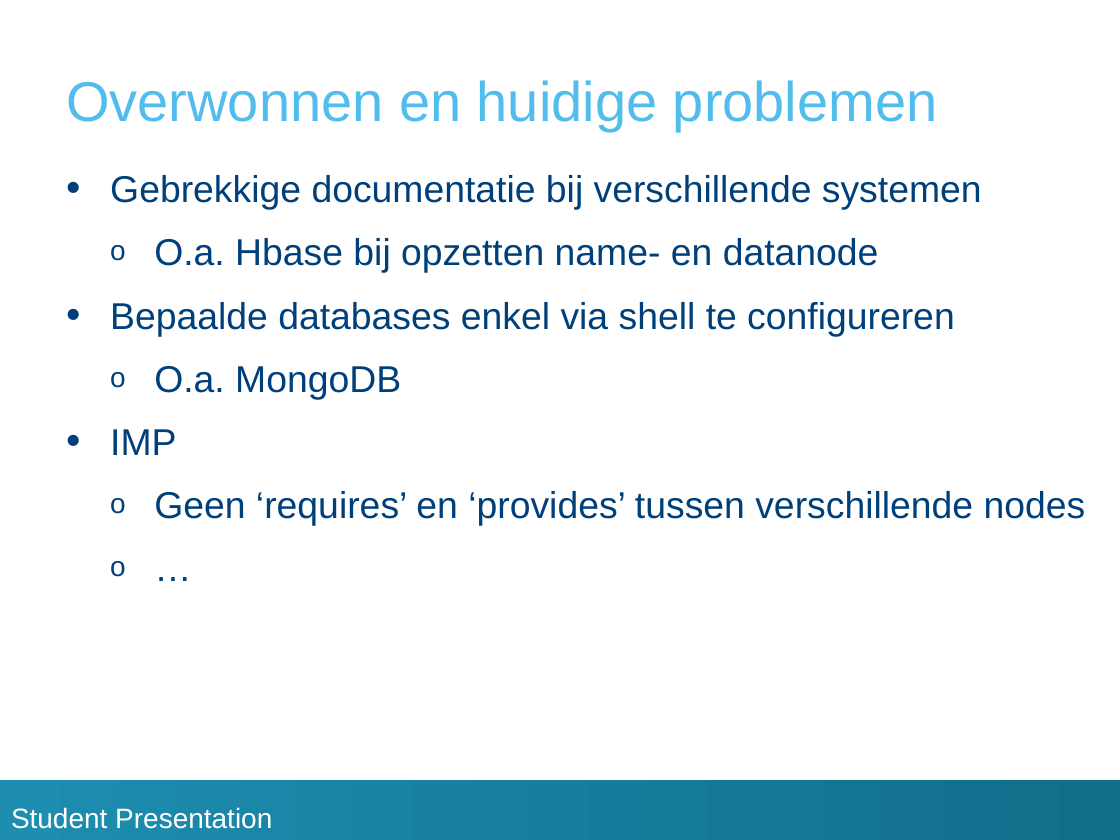
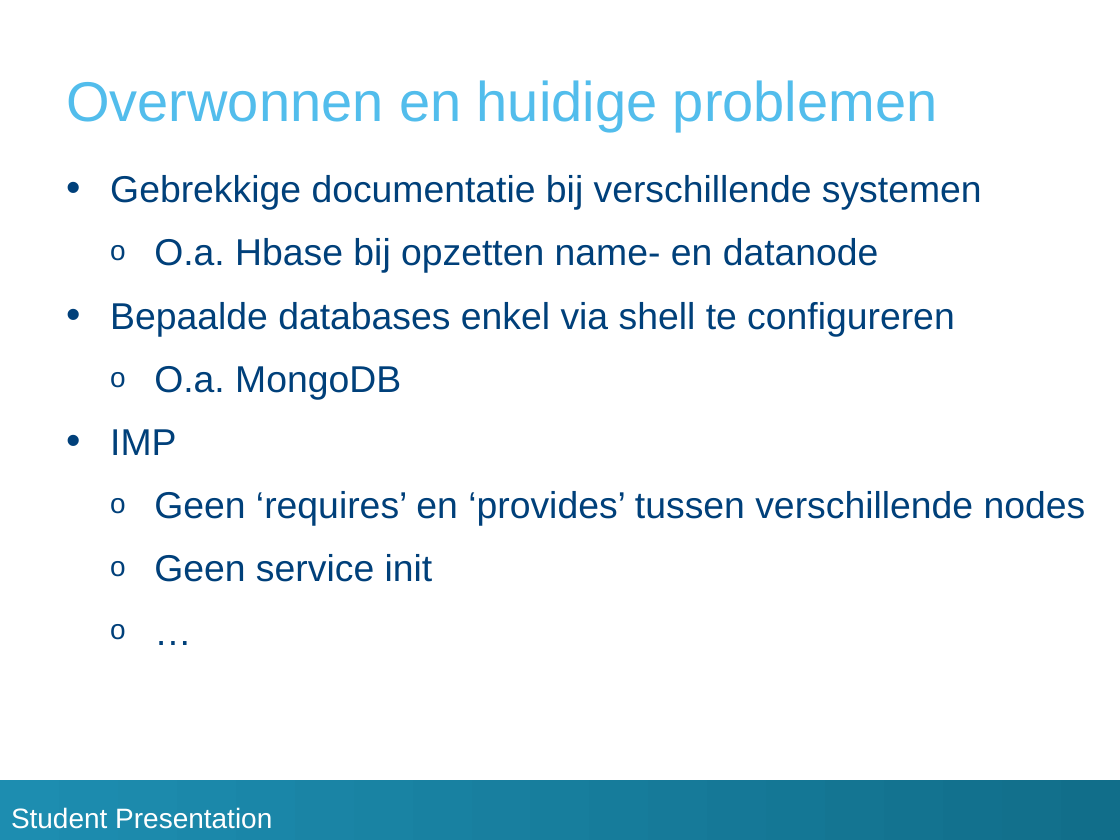
Before and after one commit to thuys/thesis-verslag, a slide deck: slide 16 of Presentaties/tussentijdse-presentatie.pptx. Drawn at 1120x840 pixels with LibreOffice and Linux fonts; fonts in the diff are those of the drawing; background and template pictures are left out. Boxes give left, top, right and bottom in pixels: in the first picture for what was removed or moved away, otherwise in the second. Text is boxed around its words. In the diff, an @@ line names an element or a change of style, - is before the commit and + after.

```diff
--- a/Presentaties/tussentijdse-presentatie.pptx
+++ b/Presentaties/tussentijdse-presentatie.pptx
@@ text at (154, 554, 433, 582): paragraph added @@
+  o Geen service init
```
Also in this commit, not shown: 3 other slides changed, 5 other files.
